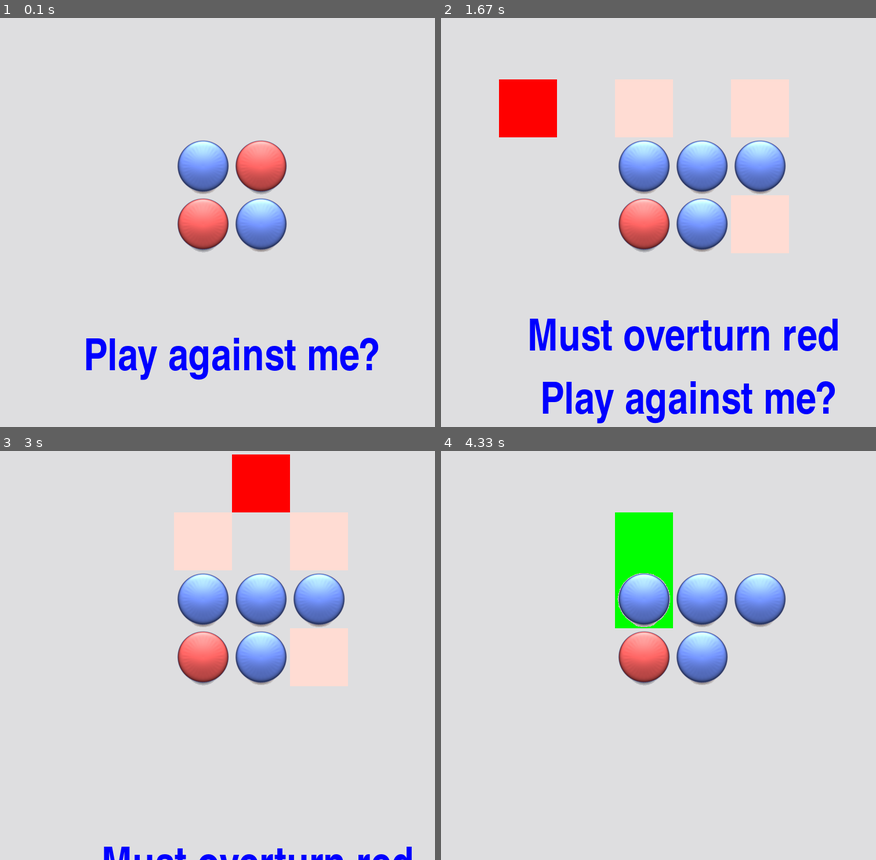
Above: before the commit, frames 1-4 (two rows, left to right).
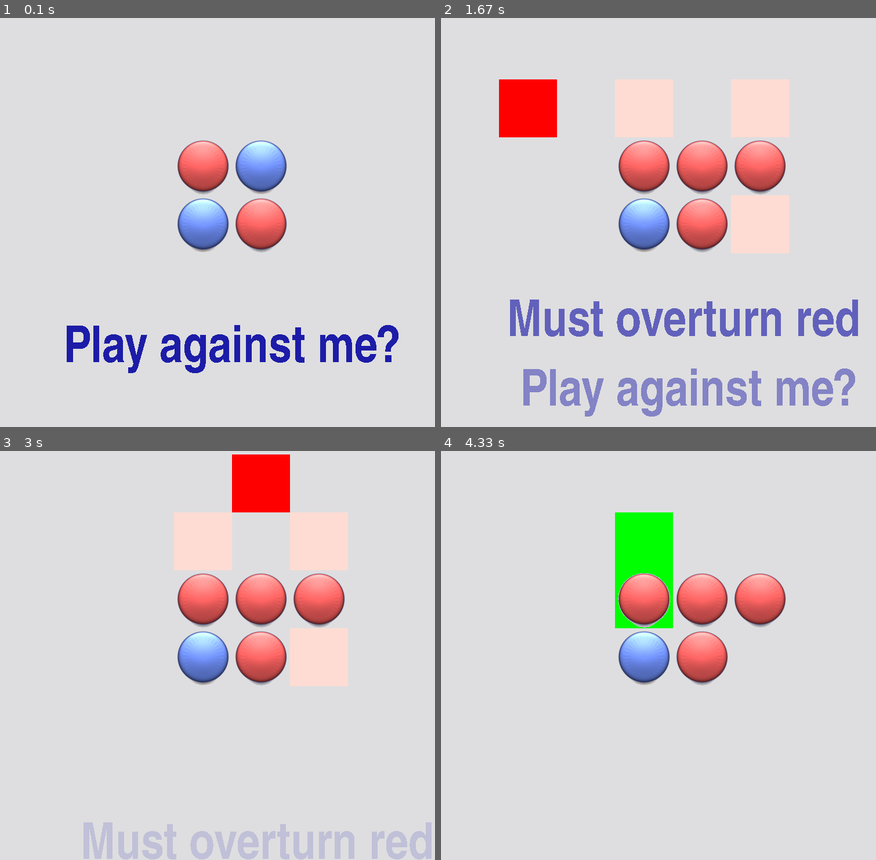
Above: after the commit, the same moments.

Repository: RageInTheCage/Random
Game: pygame game, started from Python/Reversi/Game.py
Same seed, same stepped clock (60 frames per second), same inputs: the game is played once before the commit and once after it.
Inputs (mouse positions are in pixels of both pictures, inside the frame that each line leads up to):
- Up to frame 1 (0.1 s): no input
- Up to frame 2 (1.67 s): tap Y at 0.33 s; click "Play against me?" at 0.73 s; hold Right 1-1.47 s; move the mouse to (562, 197) at 1.03 s; hold Up from 1.5 s (still down); move the mouse to (528, 124) at 1.53 s
- Up to frame 3 (3 s): release Up at 1.8 s; hold Right 1.83-2.3 s; move the mouse to (300, 467) at 1.87 s; hold Left 2.33-2.87 s; move the mouse to (287, 667) at 2.37 s; hold Down from 2.9 s (still down); move the mouse to (243, 471) at 2.93 s
- Up to frame 4 (4.33 s): release Down at 3.2 s; hold Left 3.23-3.63 s; move the mouse to (506, 614) at 3.27 s; hold Up 3.67-4.03 s; move the mouse to (680, 675) at 3.7 s; hold Right from 4.07 s (still down); move the mouse to (658, 549) at 4.1 s

The runs differ from the first frame. In frame 1, 8.9% of the frame differs, in the area x 15-92%, y 30-89%; in frame 2, 15%, in the area x 15-96%, y 30-100%; in frame 3, 9.0%; in frame 4, 5.6%.

Commit message:
Fixed graphics.ask method.  Alpha fade animation for text_overlays

Diff:
--- a/Python/Reversi/AIPlayer.py
+++ b/Python/Reversi/AIPlayer.py
@@ -18,6 +18,7 @@
         self.board.try_to_make_move(self.player_number, best_move.x, best_move.y)
         graphics.fill()
         graphics.draw_board()
+        graphics.animate_text_overlays()
         graphics.update()
 
     def get_move_score(self, move):
--- a/Python/Reversi/Game.py
+++ b/Python/Reversi/Game.py
@@ -27,6 +27,7 @@
     if graphics.ask("Someone else?") == pygame.K_y:
         return get_human_vs_human_opponents()
 
+    graphics.say("Fine, I'll play me!")
     return get_ai_vs_ai_opponents()
 
 
@@ -67,8 +68,9 @@
     else:
         winner = 2
 
-    print("Player {0} has won!".format(game_board.get_player_character(winner)))
-    graphics.say("Player {0} has won!".format(game_board.get_player_name(winner)))
+    message = "Player {0} has won!".format(game_board.get_player_name(winner))
+    print(message)
+    graphics.say(message)
     return True
 
 
--- a/Python/Reversi/Graphics.py
+++ b/Python/Reversi/Graphics.py
@@ -147,12 +147,26 @@
             pygame.K_DOWN: (0, 1)
         }
 
-    def ask(self, question):
+    def ask(self, question, answers=(pygame.K_y, pygame.K_n)):
         self.fill()
         self.draw_board()
         ask_overlay = TextOverlay(self.game_display, question)
+        ask_overlay.animation_enabled = False
         self.append_text_overlays(ask_overlay)
-        answer = ask_overlay.ask()
+
+        answer = None
+        while not answer:
+            self.fill()
+            self.draw_board()
+            self.animate_text_overlays()
+            self.update()
+            for event in pygame.event.get():
+                if event.type == pygame.KEYDOWN and event.key in answers:
+                    answer = event.key
+                if event.type == pygame.QUIT:
+                    pygame.quit()
+
+        ask_overlay.animation_enabled = True
         return answer
 
     def say(self, message):
--- a/Python/Reversi/TextOverlay.py
+++ b/Python/Reversi/TextOverlay.py
@@ -3,12 +3,13 @@
 
 
 class TextOverlay(object):
-    def __init__(self, display, message, font_size=70, font_name='Impact'):
+    def __init__(self, display, message, font_size=80, font_name='Impact'):
         self.display = display
+        self.message = message
         font = pygame.font.SysFont(font_name, font_size)
-        colour = (0, 0, 255)
+        colour = (28, 28, 168)
 
-        self.text_surface = font.render(message, True, colour)
+        self.text_surface = font.render(message, False, colour)
         self.text_rectangle = self.text_surface.get_rect()
 
         display_size = self.display.get_rect()
@@ -16,27 +17,24 @@
         self.text_rectangle.top = display_size.height - self.text_rectangle.height * 2
         self.display_height = display_size.height
 
+        self.animation_enabled = True
         self.acceleration = .2
         self.d_x = random.randint(-30, 31) / 10
         self.d_y = 0
-
-    def ask(self, answers=(pygame.K_y, pygame.K_n)):
-        self.show()
-        pygame.display.update()
-        while True:
-            for event in pygame.event.get():
-                if event.type == pygame.KEYDOWN and event.key in answers:
-                    return event.key
-                if event.type == pygame.QUIT:
-                    pygame.quit()
+        self.alpha = 255
 
     def show(self):
         self.display.blit(self.text_surface, self.text_rectangle)
 
     def animate(self):
+        if not self.animation_enabled:
+            return
+
         self.d_y += self.acceleration
         self.text_rectangle.left += self.d_x
         self.text_rectangle.top += self.d_y
+        self.alpha -= 5
+        self.text_surface.set_alpha(self.alpha)
 
     def is_gone(self):
-        return self.text_rectangle.top > self.display_height
+        return self.text_rectangle.top > self.display_height or self.alpha <= 0
Binary file changed: Python/Reversi/Reversi Pieces.png
Not shown, changed: Python/Reversi/Reversi Pieces v2.pyxel
